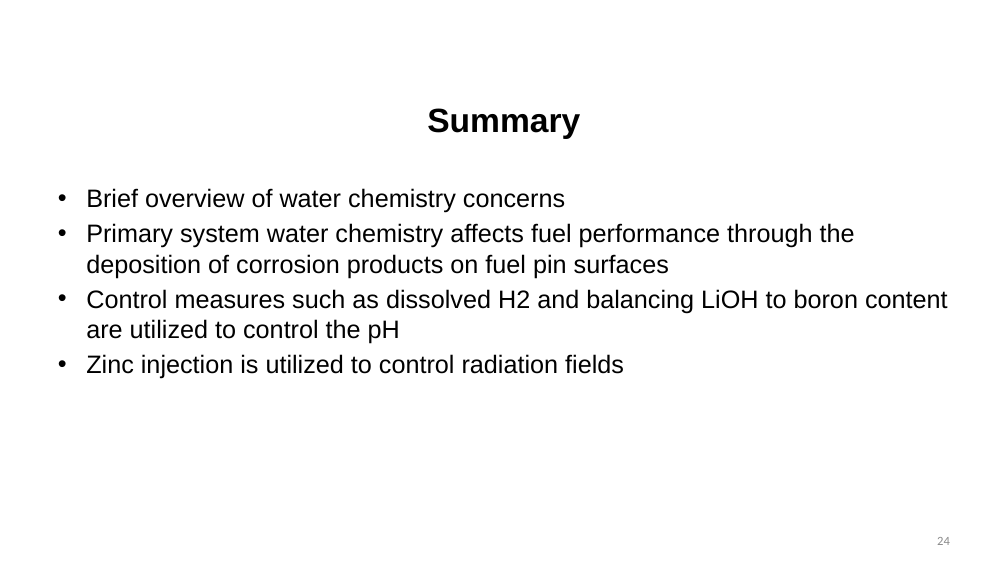
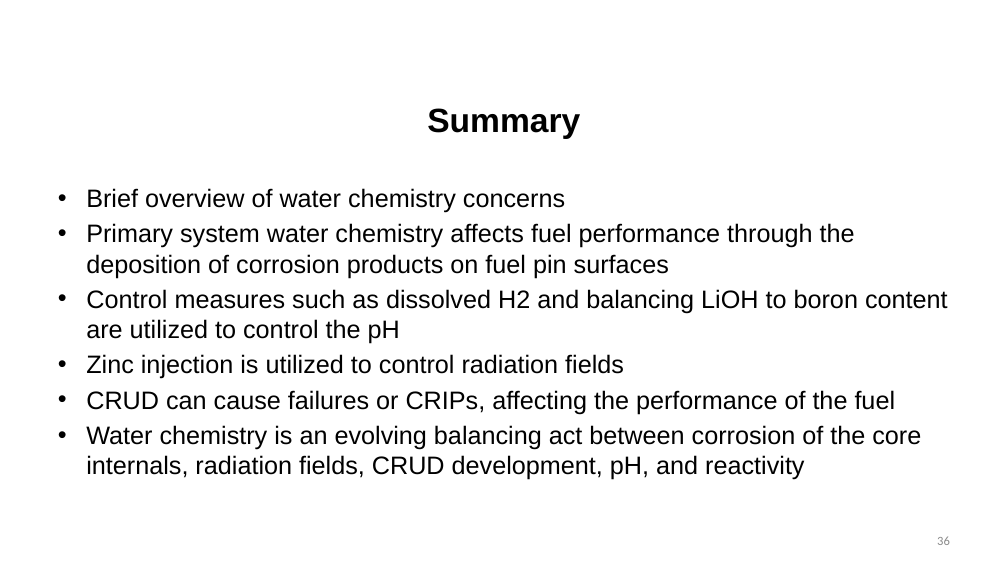
Before and after one commit to benbeeler/TEACHING, a slide deck: slide 36 of Nuclear_Fuel_Performance/NE533_Spring2024/Section4/Lec18_Limits_WaterChem.pptx (slide 24 before the commit). Drawn at 1008x567 pixels with LibreOffice and Linux fonts; fonts in the diff are those of the drawing; background and template pictures are left out. Boxes give left, top, right and bottom in pixels: in the first picture for what was removed or moved away, otherwise in the second. Text is boxed around its words. In the diff, an @@ line names an element or a change of style, - is before the commit and + after.

```diff
--- a/Nuclear_Fuel_Performance/NE533_Spring2024/Section4/Lec18_Limits_WaterChem.pptx
+++ b/Nuclear_Fuel_Performance/NE533_Spring2024/Section4/Lec18_Limits_WaterChem.pptx
@@ text at (86, 390, 921, 480): paragraphs added @@
+• CRUD can cause failures or CRIPs, affecting the performance of the fuel
+• Water chemistry is an evolving balancing act between corrosion of the core internals, radiation fields, CRUD development, pH, and reactivity
@@ page number at (937, 536, 950, 545): text changed @@
-24
+36
```
Also in this commit, not shown: 5 other slides changed, 12 slides added, 14 other files.
